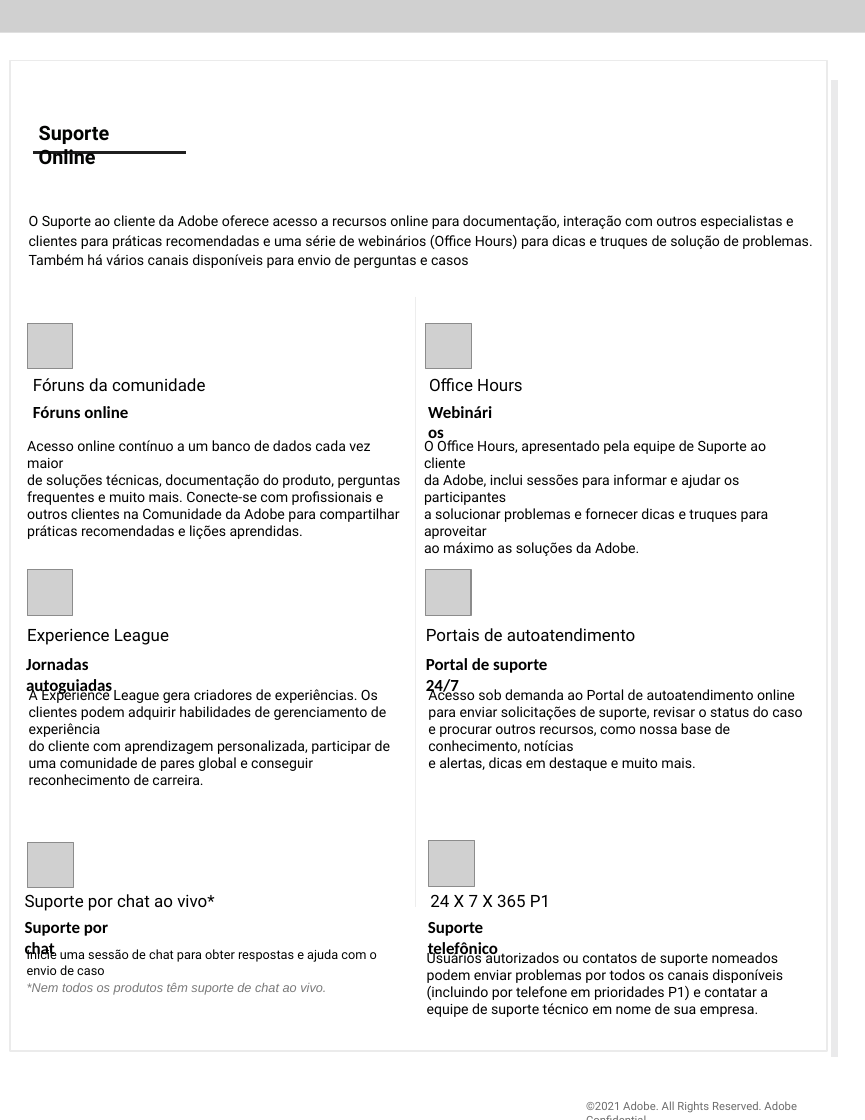
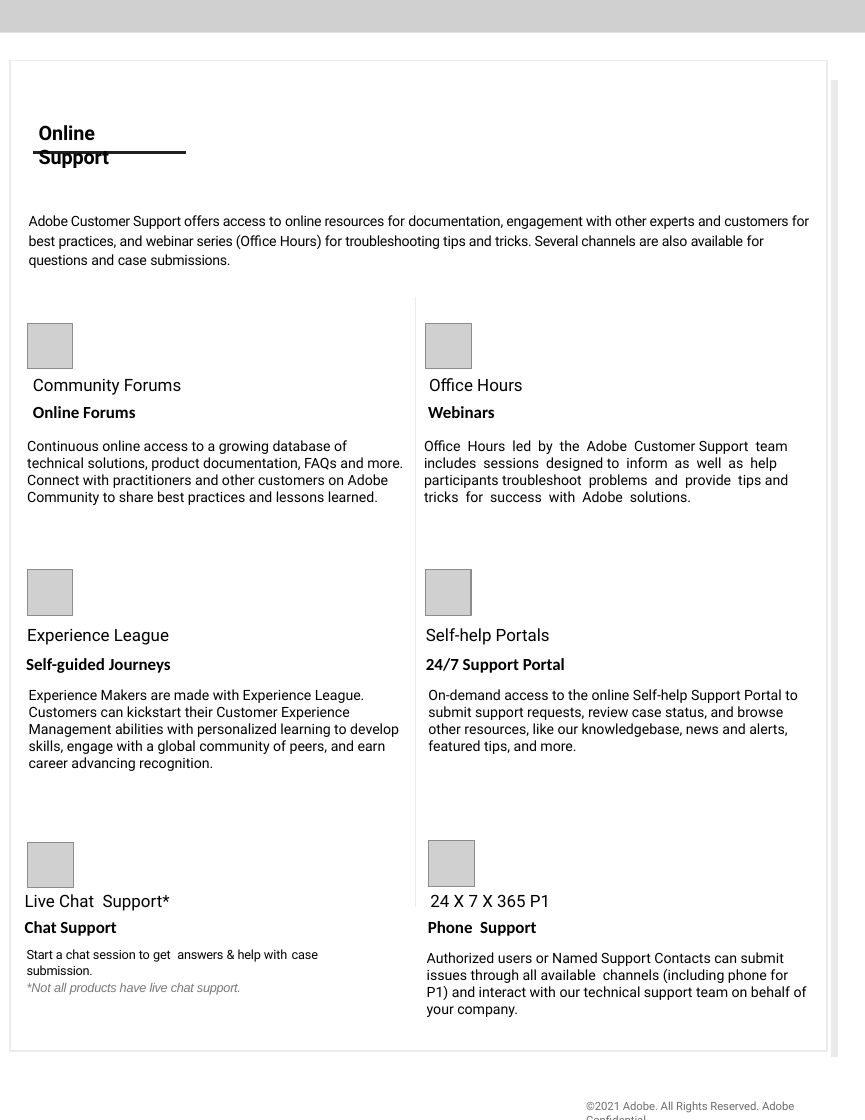
Before and after one commit to AdobeDocs/support-resources.pt-BR, a slide deck: slide 2 of help/data-sheets/assets/OnlineSupportDatasheet.pptx. Drawn at 865x1120 pixels with LibreOffice and Linux fonts; fonts in the diff are those of the drawing; grey boxes stand for pictures; background and template pictures are left out. Boxes give left, top, right and bottom in pixels: in the first picture for what was removed or moved away, otherwise in the second. Text is boxed around its words. In the diff, an @@ line names an element or a change of style, - is before the commit and + after.

```diff
--- a/help/data-sheets/assets/OnlineSupportDatasheet.pptx
+++ b/help/data-sheets/assets/OnlineSupportDatasheet.pptx
@@ text at [39, 125, 109, 168]: text changed @@
-Suporte Online
+Online Support
@@ text at [29, 215, 809, 268]: text changed @@
-O Suporte ao cliente da Adobe oferece acesso a recursos online para documentação, interação com outros especialistas e clientes para práticas recomendadas e uma série de webinários (Office Hours) para dicas e truques de solução de problemas. Também há vários canais disponíveis para envio de perguntas e casos
+Adobe Customer Support offers access to online resources for documentation, engagement with other experts and customers for best practices, and webinar series (Office Hours) for troubleshooting tips and tricks. Several channels are also available for questions and case submissions.
@@ text at [33, 378, 182, 395]: text changed @@
-Fóruns da comunidade
+Community Forums
@@ text at [33, 406, 135, 418]: text changed @@
-Fóruns online
+Online Forums
@@ text at [428, 406, 495, 418]: text changed @@
-Webinários
+Webinars
@@ text at [27, 440, 403, 505]: text changed @@
-Acesso online contínuo a um banco de dados cada vez maior
-de soluções técnicas, documentação do produto, perguntas frequentes e muito mais. Conecte-se com profissionais e outros clientes na Comunidade da Adobe para compartilhar práticas recomendadas e lições aprendidas.
+Continuous online access to a growing database of technical solutions, product documentation, FAQs and more. Connect with practitioners and other customers on Adobe Community to share best practices and lessons learned.
@@ text at [424, 440, 788, 502]: text changed @@
-O Office Hours, apresentado pela equipe de Suporte ao cliente
-da Adobe, inclui sessões para informar e ajudar os participantes
-a solucionar problemas e fornecer dicas e truques para aproveitar
-ao máximo as soluções da Adobe.
+Office Hours led by the Adobe Customer Support team includes sessions designed to inform as well as help participants troubleshoot problems and provide tips and tricks for success with Adobe solutions.
@@ text at [426, 628, 550, 645]: text changed @@
-Portais de autoatendimento
+Self-help Portals
@@ text at [26, 658, 171, 673]: text changed @@
-Jornadas autoguiadas
+Self-guided Journeys
@@ text at [426, 658, 565, 673]: text changed @@
-Portal de suporte 24/7
+24/7 Support Portal
@@ text at [29, 689, 399, 754]: text changed @@
-A Experience League gera criadores de experiências. Os clientes podem adquirir habilidades de gerenciamento de experiência
-do cliente com aprendizagem personalizada, participar de uma comunidade de pares global e conseguir reconhecimento de carreira.
+Experience Makers are made with Experience League. Customers can kickstart their Customer Experience Management abilities with personalized learning to develop skills, engage with a global community of peers, and earn career advancing recognition.
@@ text at [428, 689, 798, 754]: text changed @@
-Acesso sob demanda ao Portal de autoatendimento online para enviar solicitações de suporte, revisar o status do caso e procurar outros recursos, como nossa base de conhecimento, notícias
-e alertas, dicas em destaque e muito mais.
+On-demand access to the online Self-help Support Portal to submit support requests, review case status, and browse other resources, like our knowledgebase, news and alerts, featured tips, and more.
@@ text at [25, 894, 170, 911]: text changed @@
-Suporte por chat ao vivo*
+Live Chat Support*
@@ text at [25, 921, 116, 936]: text changed @@
-Suporte por chat
+Chat Support
@@ text at [428, 921, 536, 936]: text changed @@
-Suporte telefônico
+Phone Support
@@ text at [27, 949, 318, 994]: text changed @@
-Inicie uma sessão de chat para obter respostas e ajuda com o envio de caso
-*Nem todos os produtos têm suporte de chat ao vivo.
+Start a chat session to get answers & help with case submission.
+*Not all products have live chat support.
@@ text at [427, 952, 807, 1000]: text changed @@
-Usuários autorizados ou contatos de suporte nomeados podem enviar problemas por todos os canais disponíveis (incluindo por telefone em prioridades P1) e contatar a equipe de suporte técnico em nome de sua empresa.
+Authorized users or Named Support Contacts can submit issues through all available channels (including phone for P1) and interact with our technical support team on behalf of your company.
@@ text "©2021 Adobe. All Rights Reserved. ..." at [586, 1101, 794, 1113]: letter spacing 0 to -0.1 pt @@
```
Also in this commit, not shown: 2 other slides changed, 7 other files.
